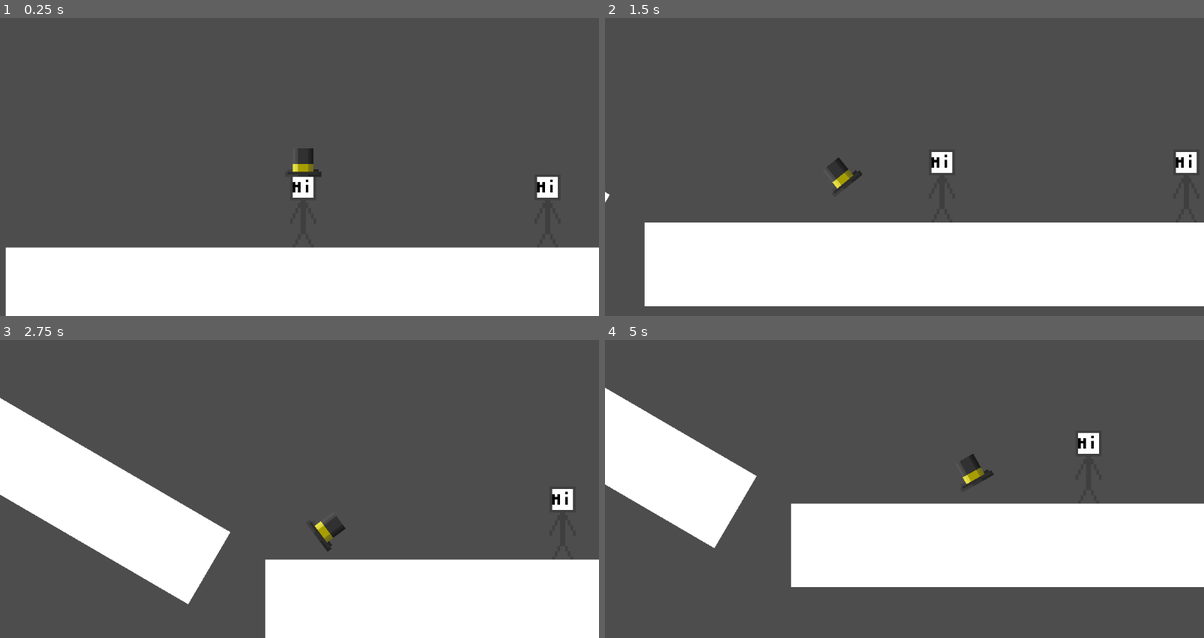
Above: before the commit, frames 1-4 (two rows, left to right).
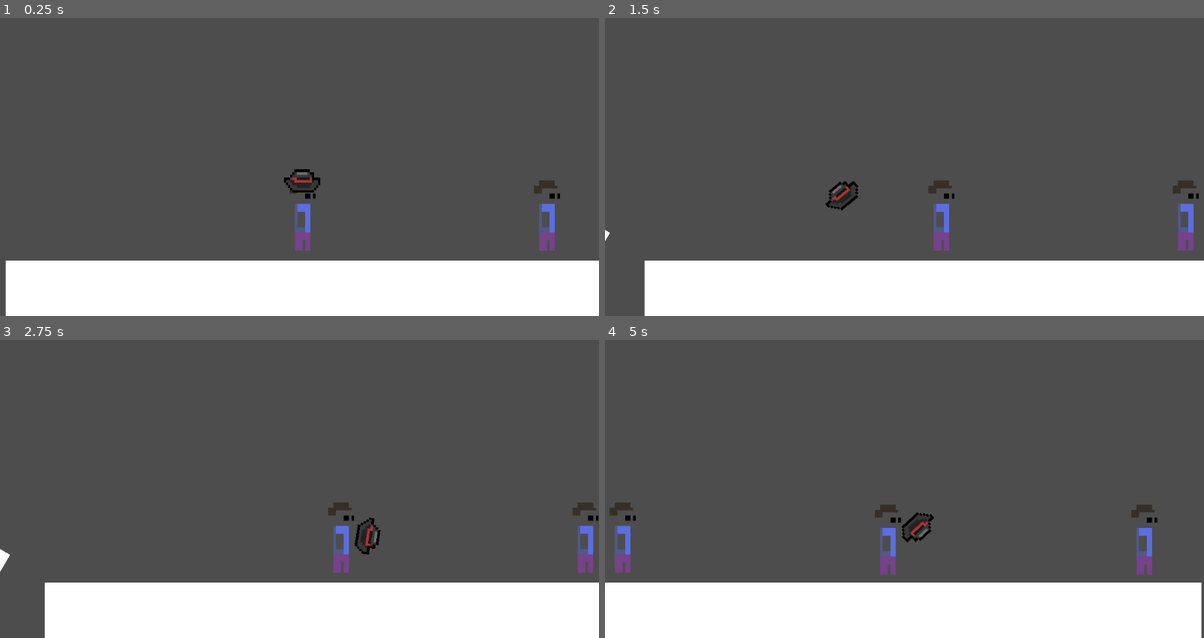
Above: after the commit, the same moments.

Repository: AgustinMeneses/Hat-Game
Game: Godot game, scene res://world/world/scenes/world.tscn
Two runs of this game, one before a commit and one after it. Both use one fixed random seed, a clock stepped at 60 frames per second and the inputs below.
Inputs (mouse positions are in pixels of both pictures, inside the frame that each line leads up to):
- Up to frame 1 (0.25 s): no input
- Up to frame 2 (1.5 s): move the mouse to (1036, 131) at 0.52 s; press the mouse at (1036, 131) at 0.53 s; move the mouse to (784, 164) at 1.27 s; release the mouse at (784, 164) at 1.28 s; click (784, 164) at 1.35 s
- Up to frame 3 (2.75 s): move the mouse to (359, 396) at 2.02 s; press the mouse at (359, 396) at 2.03 s
- Up to frame 4 (5 s): move the mouse to (874, 536) at 2.77 s; release the mouse at (874, 536) at 2.78 s; click (874, 536) at 2.85 s; move the mouse to (1084, 521) at 3.52 s; press the mouse at (1084, 521) at 3.53 s; move the mouse to (724, 420) at 4.27 s; release the mouse at (724, 420) at 4.28 s; click (724, 420) at 4.35 s

The runs differ from the first frame. In frame 1, 6.0% of the frame differs, in the area x 0-100%, y 43-82%; in frame 2, 17%; in frame 3, 24%; in frame 4, 44%, in the area x 0-100%, y 16-100%.

Commit message:
Add files via upload

Diff:
--- a/world/person/scenes/person.tscn
+++ b/world/person/scenes/person.tscn
@@ -1,7 +1,8 @@
-[gd_scene load_steps=7 format=3 uid="uid://cbesk3x1iqdox"]
+[gd_scene load_steps=8 format=3 uid="uid://cbesk3x1iqdox"]
 
 [ext_resource type="Texture2D" uid="uid://co1k5tiryxjes" path="res://world/person/textures/person.png" id="1_mnqk1"]
 [ext_resource type="Script" path="res://world/person/scripts/person.gd" id="1_pa5t4"]
+[ext_resource type="Texture2D" uid="uid://ck2peq88elbdl" path="res://world/person/textures/person_1.png" id="2_xsdpx"]
 
 [sub_resource type="AtlasTexture" id="AtlasTexture_dexho"]
 atlas = ExtResource("1_mnqk1")
@@ -34,12 +35,22 @@
 size = Vector2(66, 20)
 
 [node name="Person" type="CharacterBody2D" groups=["people"]]
+collision_layer = 2
 script = ExtResource("1_pa5t4")
 
+[node name="Person1" type="Sprite2D" parent="."]
+position = Vector2(-9, -18)
+scale = Vector2(5, 5)
+texture = ExtResource("2_xsdpx")
+
 [node name="Sprite" type="AnimatedSprite2D" parent="."]
+visible = false
 scale = Vector2(5, 5)
 sprite_frames = SubResource("SpriteFrames_e2piv")
 animation = &"Idle"
+
+[node name="Marker2D" type="Marker2D" parent="."]
+position = Vector2(44, 11)
 
 [node name="HatPlace" type="Area2D" parent="."]
 
@@ -48,8 +59,9 @@
 shape = SubResource("RectangleShape2D_nhy51")
 
 [node name="Timer" type="Timer" parent="."]
-wait_time = 100.0
+wait_time = 0.2
 one_shot = true
 
 [connection signal="body_entered" from="HatPlace" to="." method="_on_hat_place_body_entered"]
+[connection signal="body_exited" from="HatPlace" to="." method="_on_hat_place_body_exited"]
 [connection signal="timeout" from="Timer" to="." method="_on_timer_timeout"]
--- a/world/person/scripts/person.gd
+++ b/world/person/scripts/person.gd
@@ -1,7 +1,12 @@
-extends CharacterBody2D
+class_name PERSON extends CharacterBody2D
+var hat : HAT
+var is_dead : bool = false
+@export var life : float = 5
 
-func _on_hat_place_body_entered(body: Node2D) -> void:
-	if body.is_in_group("player"):
+
+func _on_hat_place_body_entered(body: HAT) -> void:
+	if body.is_in_group("hat"):
+		hat = body
 		var rid = body.get_rid()
 
 		PhysicsServer2D.body_set_state(
@@ -21,14 +26,28 @@
 		)
 
 		body.gravity_scale = 0
-
 		body.is_on_person = true
-
+		body.person = self
 		$Timer.start()
 
-func _on_timer_timeout() -> void:
-	die()
-
 func die():
+	hat.person = null
+	is_dead = true
+	hat.global_position = $Marker2D.global_position
 	$HatPlace/Collision.disabled = true
 	$Sprite.play("Dead")
+
+func _on_timer_timeout():
+	life -= hat.DAMAGE
+	if life <= 0:
+		die()
+	else:
+		$Timer.start()
+	pass # Replace with function body.
+
+func _on_hat_place_body_exited(body):
+	if !$HatPlace/Collision.disabled:
+		hat.is_on_person = false
+		hat.person = null
+	$Timer.stop()
+	pass # Replace with function body.
--- a/world/player/scenes/hat.tscn
+++ b/world/player/scenes/hat.tscn
@@ -1,8 +1,9 @@
-[gd_scene load_steps=7 format=3 uid="uid://brcykac05oro1"]
+[gd_scene load_steps=8 format=3 uid="uid://brcykac05oro1"]
 
 [ext_resource type="Texture2D" uid="uid://bgfxeqwv2dsxm" path="res://world/player/textures/hat.png" id="1"]
 [ext_resource type="Script" path="res://world/player/scripts/hat.gd" id="1_q40d8"]
 [ext_resource type="AudioStream" uid="uid://1bvr1bdu3x2q" path="res://world/player/sounds/throw.mp3" id="3_jes2b"]
+[ext_resource type="Texture2D" uid="uid://c4hwlu4p1npux" path="res://world/player/textures/Hat_2.png" id="3_pwgev"]
 
 [sub_resource type="PhysicsMaterial" id="PhysicsMaterial_71un1"]
 bounce = 1.0
@@ -21,14 +22,20 @@
 [sub_resource type="RectangleShape2D" id="2"]
 size = Vector2(11, 14)
 
-[node name="Hat" type="RigidBody2D"]
+[node name="Hat" type="RigidBody2D" groups=["hat"]]
 physics_material_override = SubResource("PhysicsMaterial_71un1")
 script = ExtResource("1_q40d8")
 
 [node name="Sprite2D" type="AnimatedSprite2D" parent="."]
+visible = false
 scale = Vector2(5, 5)
 sprite_frames = SubResource("1")
 animation = &"Idle"
+
+[node name="Sprite2D2" type="Sprite2D" parent="."]
+position = Vector2(2, 13)
+scale = Vector2(4.15789, 5)
+texture = ExtResource("3_pwgev")
 
 [node name="CollisionShape2D" type="CollisionShape2D" parent="."]
 position = Vector2(1.28647e-05, 2.5)
@@ -38,6 +45,11 @@
 
 [node name="Camera2D" type="Camera2D" parent="."]
 position_smoothing_enabled = true
+drag_vertical_enabled = true
+drag_top_margin = 1.0
+drag_right_margin = 1.0
+drag_bottom_margin = 1.0
+editor_draw_drag_margin = true
 
 [node name="ThrowSound" type="AudioStreamPlayer" parent="."]
 stream = ExtResource("3_jes2b")
--- a/world/player/scripts/hat.gd
+++ b/world/player/scripts/hat.gd
@@ -1,28 +1,44 @@
-extends RigidBody2D
+class_name HAT extends RigidBody2D
 
-var jump_force = 1200
+@export var life : float = 20
+@export var DAMAGE : float = 0.5
+
+var draining_speed = 0.05
+var jump_force = 400
 var can_jump = false
 var is_on_person = false
+var person : PERSON
 
 func _process(delta: float) -> void:
-
-	if Input.is_action_just_pressed("left_click"):
-
+	_drain_life()
+	if Input.is_action_pressed("left_click"):
 		can_jump = true
+		jump_force = move_toward(jump_force, 1200, 25)
+		print(jump_force)
 
 	if Input.is_action_just_released("left_click") and can_jump and is_on_person:
-
 		is_on_person = false
 		can_jump = false
-
 		throw()
 
 func throw():
 	var direction = (get_global_mouse_position() - global_position).normalized()
-
 	var linear_impulse = direction * jump_force
 	gravity_scale = 3
 	apply_impulse(linear_impulse)
-
 	$ThrowSound.pitch_scale = randf_range(0.8, 1.2)
 	$ThrowSound.play()
+	jump_force = 400
+
+func _drain_life():
+	if not person:
+		life -= draining_speed
+		if life <= 0:
+			_ded()
+			return
+	else:
+		life += 0.02
+		if life >= 20:
+			life = 20
+func _ded():
+	queue_free()
--- a/world/world/scripts/world.gd
+++ b/world/world/scripts/world.gd
@@ -1,4 +1,5 @@
 extends Node
 
 func _ready() -> void:
-	DisplayServer.window_set_mode(DisplayServer.WINDOW_MODE_FULLSCREEN)
+	#DisplayServer.window_set_mode(DisplayServer.WINDOW_MODE_FULLSCREEN)
+	pass
Binary file added: world/person/textures/person_1 skin.png
Not shown, added: world/person/textures/person_1 skin.png.import
Binary file added: world/person/textures/person_1.png
Not shown, added: world/person/textures/person_1.png.import
Binary file added: world/player/textures/Hat_2.png
Not shown, added: world/player/textures/Hat_2.png.import
